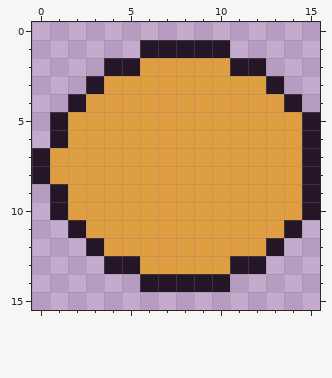
A pixel-art file gets an edit: art/fruit/lemon.aseprite. Above: the version before the commit.
16x16 pixels, 1 frame.
And afterwards:
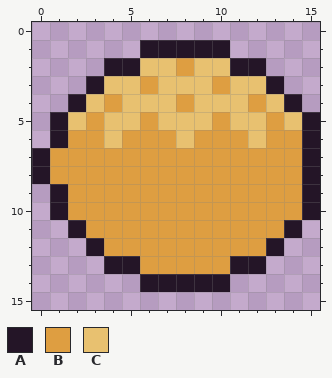
Palette (. is transparent): A #241527  B #de9e41  C #e8c170
From old to new:
Layer "Layer 1":
Colour C replaces colour B in row 2 at x 6 to 7 and 9 to 10; in row 3 at x 4 to 5, 7 to 9 and 11 to 12; in row 4 at x 3, 5 to 7, 9 to 11 and 13; in row 5 at x 2, 4 to 5, 7 to 9, 11 to 12 and 14; in row 6 at x 4, 8 and 12.
Pixel boxes of the changes (left, top, right, bottom) in both pictures:
changed: (68, 58, 302, 148)
